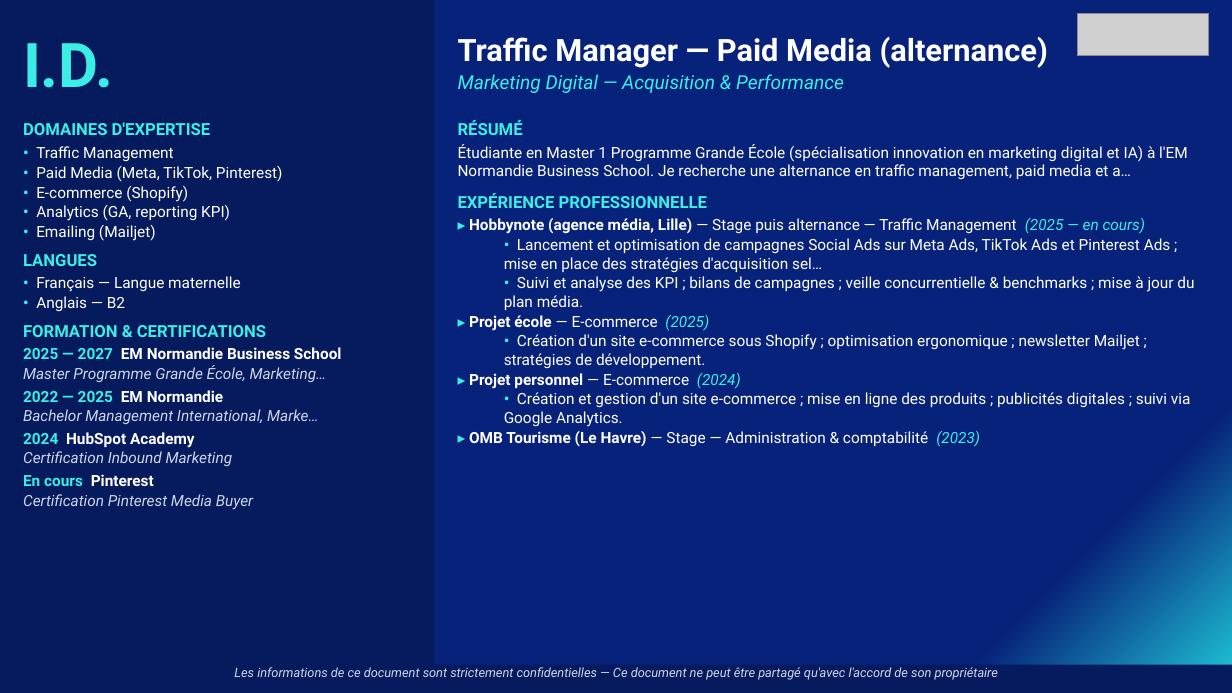
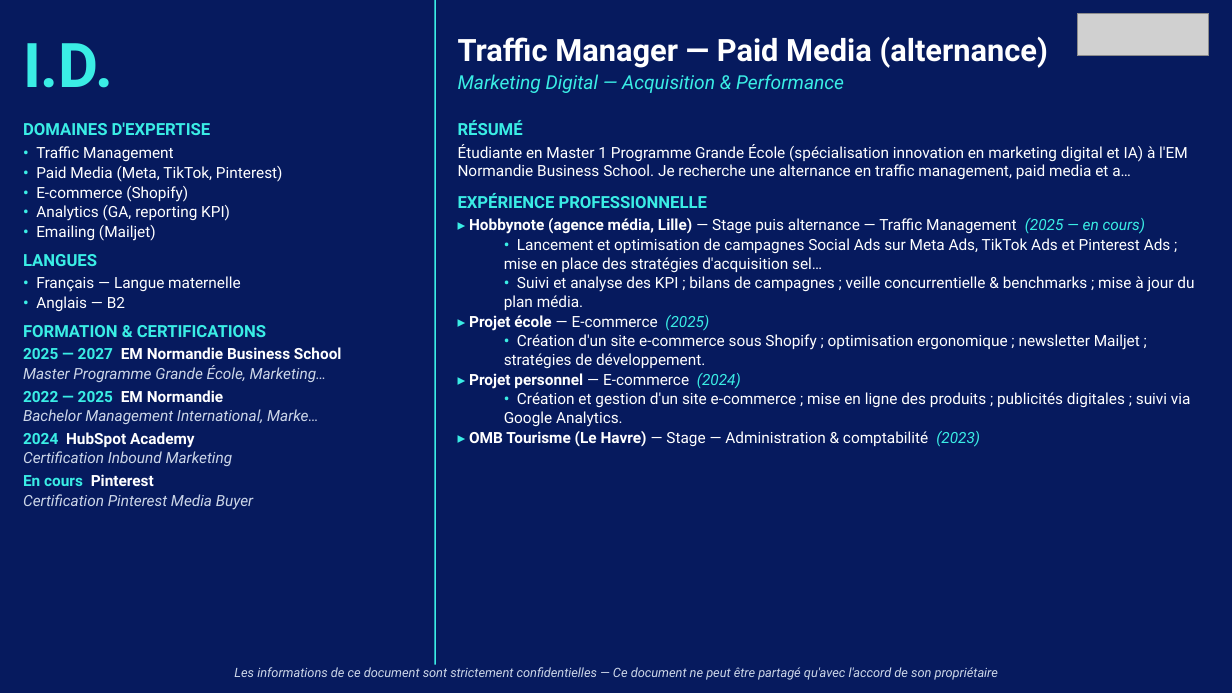
Before and after one commit to insidebankingfrance-rgb/G-n-rateur-de-CV, a slide deck: slide 1 of outputs/I.D._traffic_management.pptx. Drawn at 1232x693 pixels with LibreOffice and Linux fonts; fonts in the diff are those of the drawing; grey boxes stand for pictures. Boxes give left, top, right and bottom in pixels: in the first picture for what was removed or moved away, otherwise in the second. Text is boxed around its words. In the diff, an @@ line names an element or a change of style, - is before the commit and + after.

```diff
--- a/outputs/I.D._traffic_management.pptx
+++ b/outputs/I.D._traffic_management.pptx
@@ rectangle at (0, 0, 1232, 693): fill gradient #07227A to #1FCBD9 to #061A5E @@
@@ rectangle removed at (0, 0, 434, 693) @@
@@ rectangle added at (434, 0, 436, 693), fill #3AEDE5 @@
```
Also in this commit, not shown: 1 other slide changed, 12 other files.
